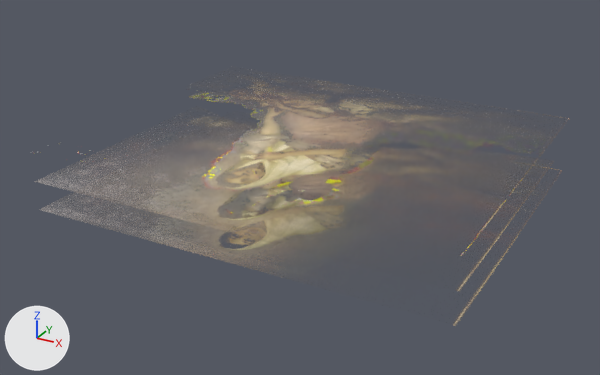
A saved change to the FBX model Assets/3D models/Bataan/bataan.fbx.
Camera for both pictures: a 50 mm camera at (0.21, -0.399, 0.199) aimed at (-0.004, -0.011, 0.005). Lighting does not change. The marker at lower left points along +X, +Y and +Z. The first picture is the older version. Where no turn or scale is listed for an object, it has been applied to the vertices.

Objects in the first picture: 'Bataan', 'L01', 'L02'.
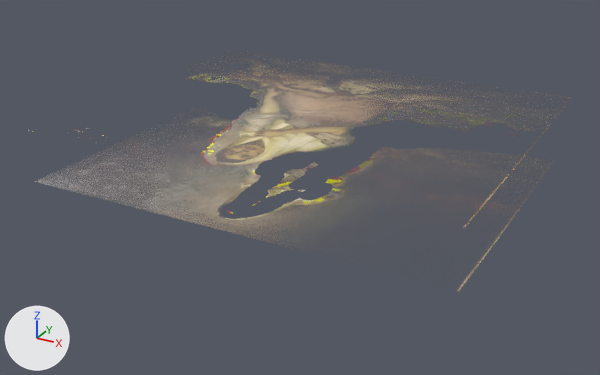
The newer file is also rescaled (x5.0), turned or shifted as a whole; pictures and numbers use the older file's frame.

Where the change shows, as pixel boxes (x1, y1, x2, y2) in the pictures (600 x 375 px):
'L01', mesh moved
    before: (31, 98, 504, 253)
    after: (32, 78, 508, 228)
'Bataan', deleted
    before: (49, 149, 563, 325)

What changed in the scene script:
```text
Change me_l01:
    used by ob_l01; location = (0.0, 0.0, 0.0342)
    remove me_l01.from_pydata(...)  # 4 vertices, 1 face; spans x -0.122..0.122, y -0.1..0.1, z 0.0
    add me_l01.from_pydata(...)  # 4 vertices, 1 face; spans x -0.122..0.122, y -0.1..0.1, z 0.013
    me_l01 part 1: the whole mesh is moved by (0.0, 0.0, 0.013)
Remove ob_bataan:
    ob_bataan = bpy.data.objects.new('Bataan', me_bataan)
    ob_bataan.location = (0.0, 0.0, 0.0)
```
